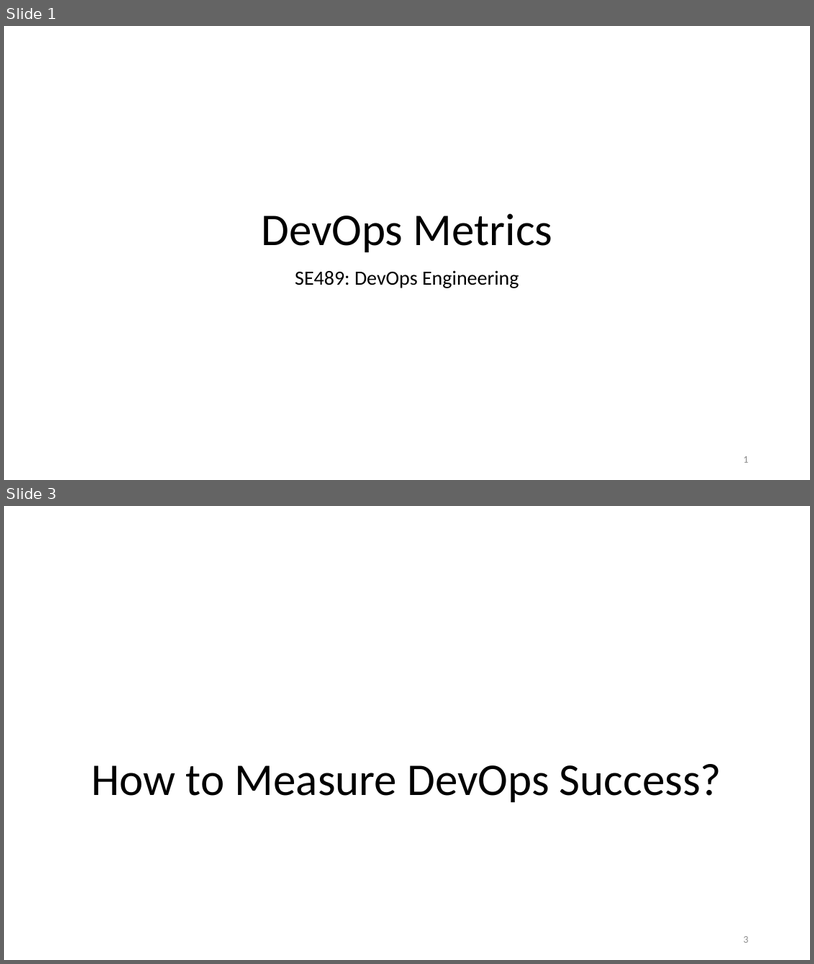
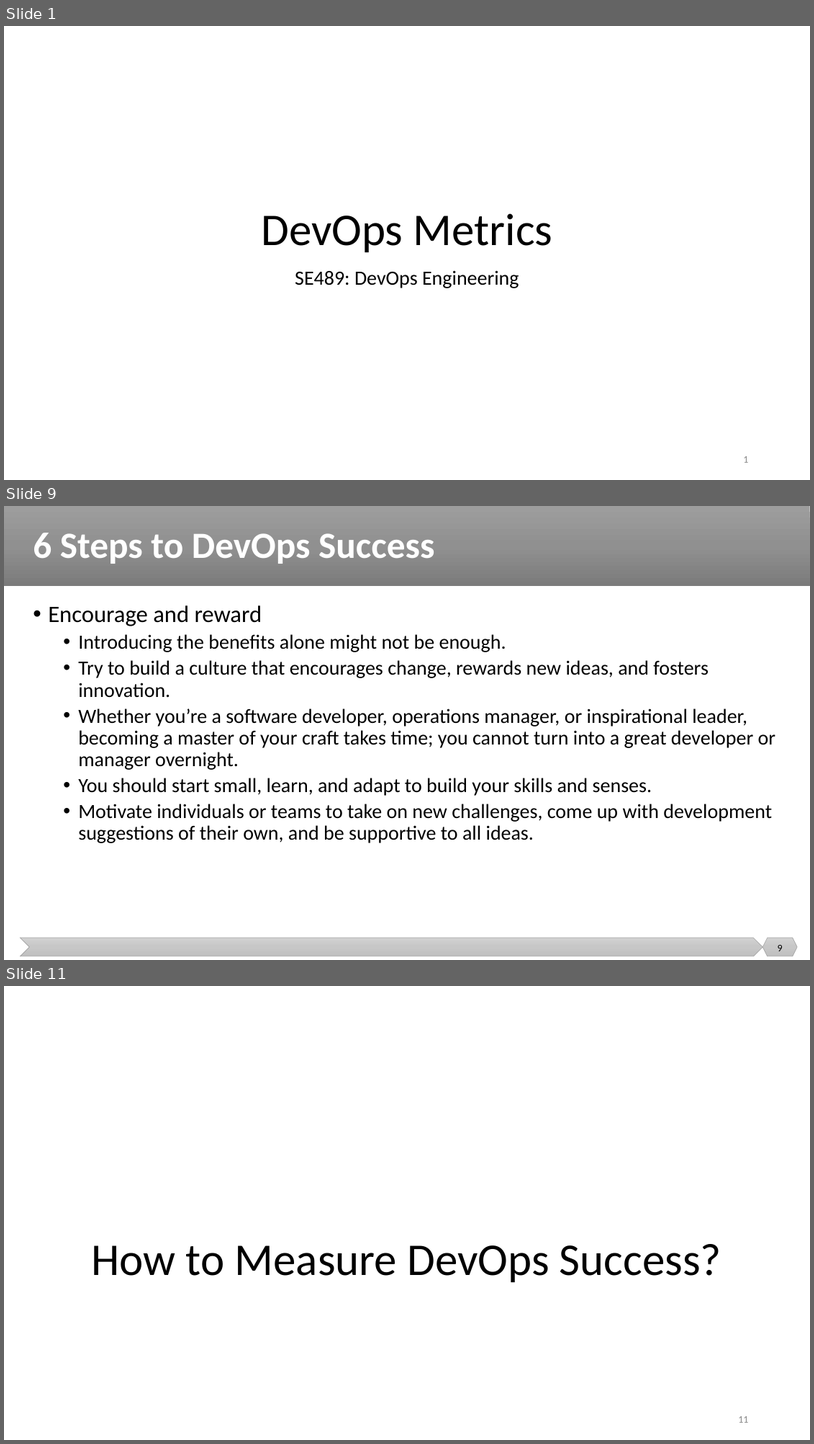
Before and after one commit to malenezi/malenezi, a slide deck: SE489/Lectures/7-Continuous Monitoring/DevOps Metrics.pptx. Shown one above the other, each under a label of ours: slides 1 and 3 before the commit, slides 1, 9 and 11 after it; the slides between them are not shown. The pictures are 814x964 and 814x1444 pixels, drawn with LibreOffice and Linux fonts; fonts in the diff are those of the drawing; background and template pictures are left out. Boxes give left, top, right and bottom in pixels: in the first picture for what was removed or moved away, otherwise in the second. Text is boxed around its words. In the diff, an @@ line names an element or a change of style, - is before the commit and + after.

```diff
--- a/SE489/Lectures/7-Continuous Monitoring/DevOps Metrics.pptx
+++ b/SE489/Lectures/7-Continuous Monitoring/DevOps Metrics.pptx
@@ slide 9 added at [4, 506, 810, 960], background #FFFFFF @@
@@ rectangle added at [4, 506, 810, 586], fill gradient #9D9D9D to #909090 to #7C7C7C @@
@@ title added at [33, 533, 435, 564], 44 pt, text #FFFFFF, bold @@
+6 Steps to DevOps Success
@@ text added at [48, 605, 777, 843], 24 pt, text #000000 @@
+• Encourage and reward
+  • Introducing the benefits alone might not be enough.
+  • Try to build a culture that encourages change, rewards new ideas, and fosters innovation.
+  • Whether you’re a software developer, operations manager, or inspirational leader, becoming a master of your craft takes time; you cannot turn into a great developer or manager overnight.
+  • You should start small, learn, and adapt to build your skills and senses.
+  • Motivate individuals or teams to take on new challenges, come up with development suggestions of their own, and be supportive to all ideas.
@@ chevron added at [21, 937, 763, 956], fill gradient #D2D2D2 to #C8C8C8 to #C0C0C0, outline #A5A5A5 0.5 pt @@
@@ hexagon added at [763, 937, 797, 956], fill gradient #D2D2D2 to #C8C8C8 to #C0C0C0, outline #A5A5A5 0.5 pt @@
@@ page number added at [778, 944, 783, 951], 12 pt, text #000000 @@
+9
@@ what was slide 3 is now slide 11 @@
@@ page number at [738, 1416, 748, 1422]: text changed @@
-3
+11
```
Also in this commit, not shown: 1 slide changed, 7 other slides added.
